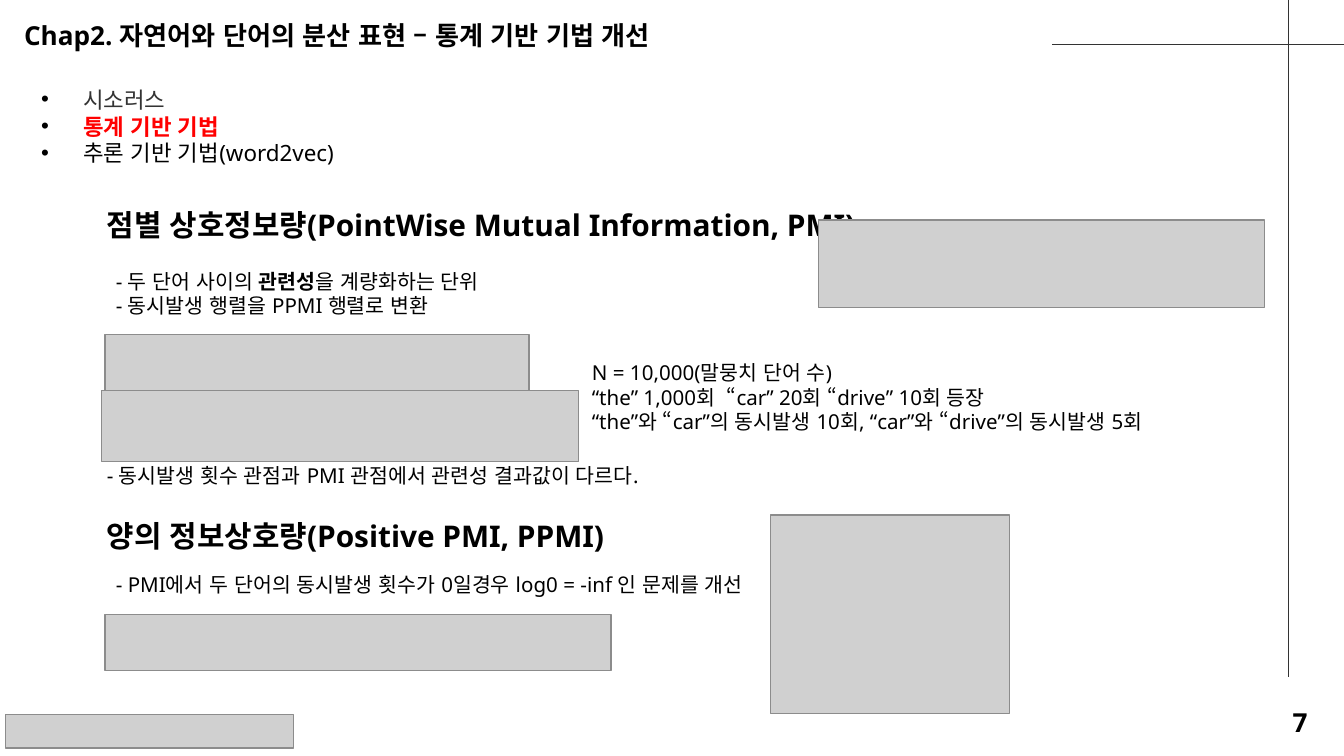
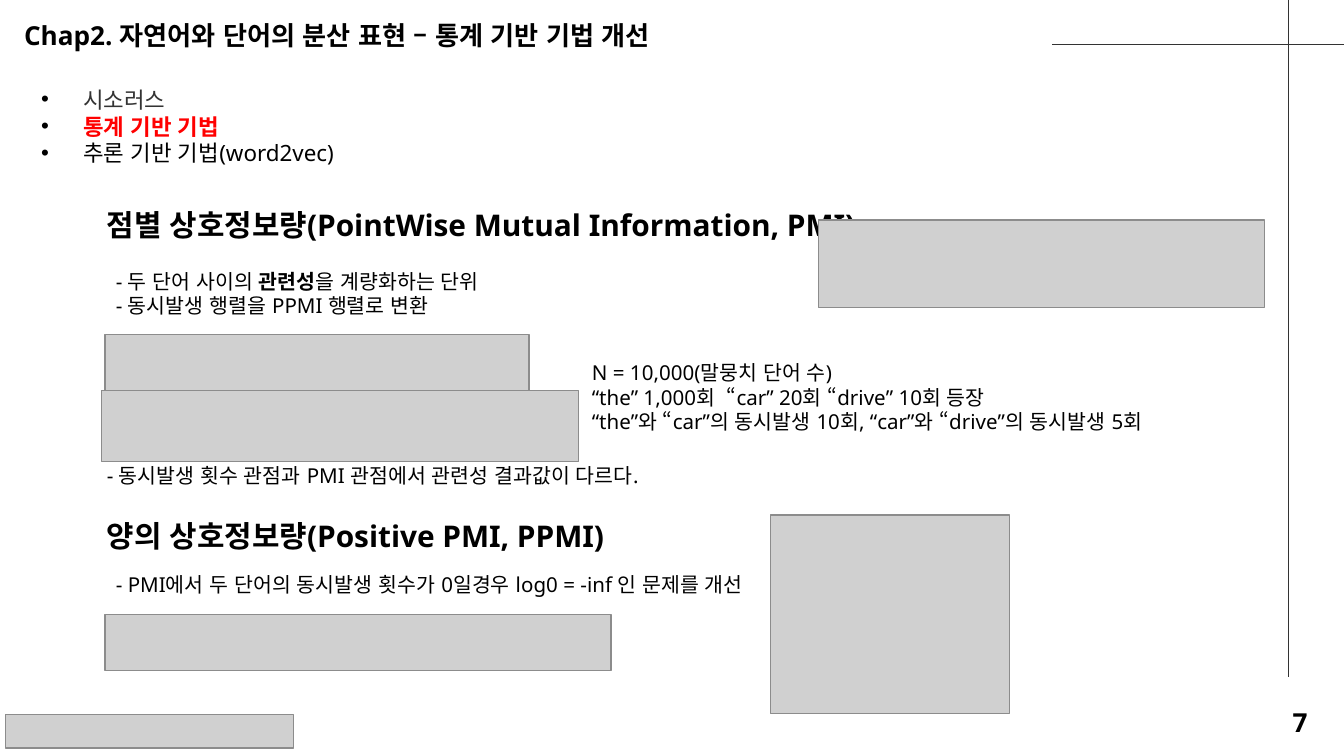
Before and after one commit to seungdeng/Deep-Learning-from-Scratch, a slide deck: slide 7 of study/발표자료/20250220_밑딥2_이승건_chap2345발표자료_NotoSans.pptx. Drawn at 1344x756 pixels with LibreOffice and Linux fonts; fonts in the diff are those of the drawing; grey boxes stand for pictures. Boxes give left, top, right and bottom in pixels: in the first picture for what was removed or moved away, otherwise in the second. Text is boxed around its words. In the diff, an @@ line names an element or a change of style, - is before the commit and + after.

```diff
--- a/study/발표자료/20250220_밑딥2_이승건_chap2345발표자료_NotoSans.pptx
+++ b/study/발표자료/20250220_밑딥2_이승건_chap2345발표자료_NotoSans.pptx
@@ text at [107, 522, 604, 552]: text changed @@
-양의 정보상호량(Positive PMI, PPMI)
+양의 상호정보량(Positive PMI, PPMI)
```
Also in this commit, not shown: 3 other slides changed.
